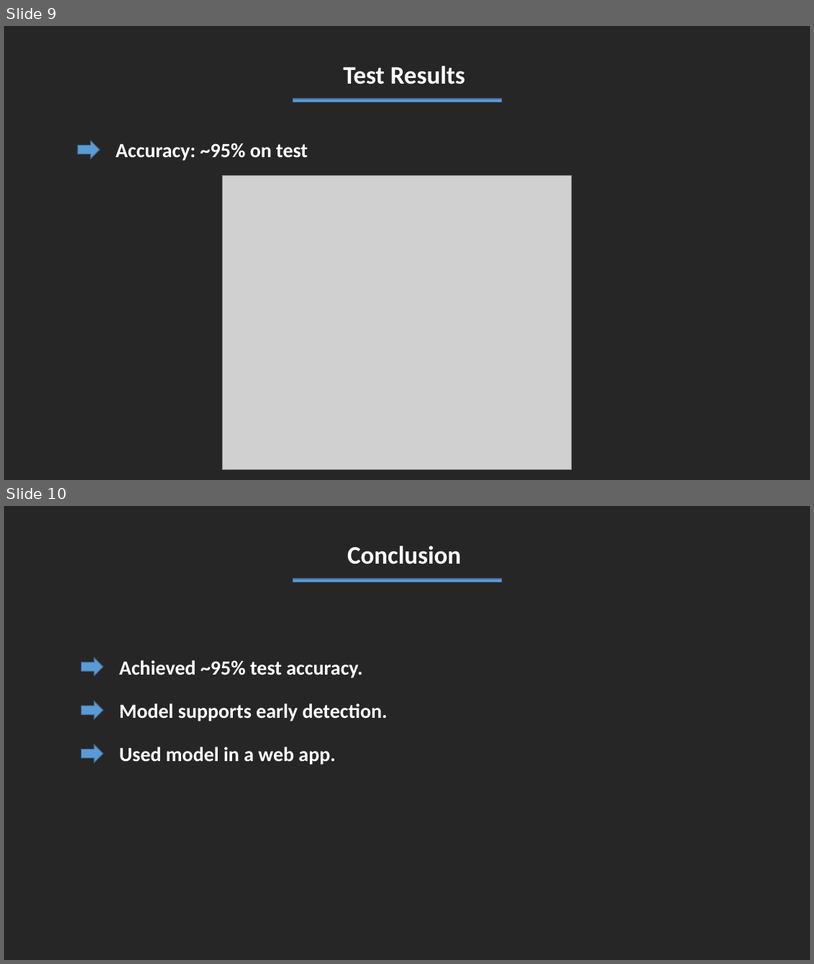
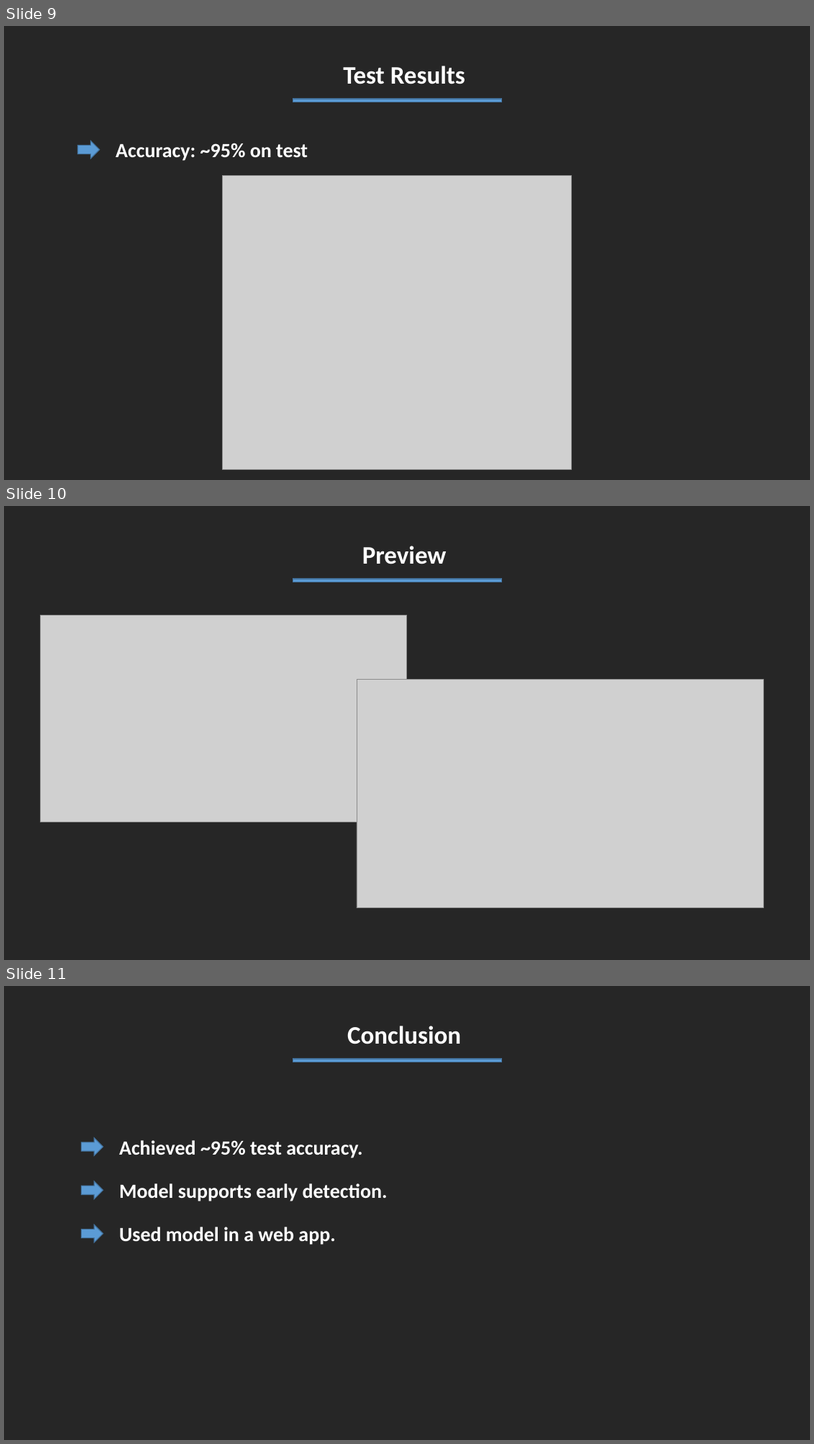
Before and after one commit to GalacticSyntax/Brain-Tumor-Detection-Deep-Learning, a slide deck: Presentation.pptx. Shown one above the other, each under a label of ours: slides 9 and 10 before the commit, slides 9, 10 and 11 after it. The pictures are 814x964 and 814x1444 pixels, drawn with LibreOffice and Linux fonts; fonts in the diff are those of the drawing; grey boxes stand for pictures; background and template pictures are left out; a plain dark background stands for a picture behind light text. Boxes give left, top, right and bottom in pixels: in the first picture for what was removed or moved away, otherwise in the second. Text is boxed around its words. In the diff, an @@ line names an element or a change of style, - is before the commit and + after.

Commit message:
Update Presentation.pptx with latest changes

```diff
--- a/Presentation.pptx
+++ b/Presentation.pptx
@@ slide 10 added at bbox=[4, 506, 810, 960], background picture (left out) @@
@@ rectangle added at bbox=[4, 506, 810, 960], fill #262626 at 95% opacity @@
@@ text added at bbox=[363, 546, 447, 564], 30 pt, text #FFFFFF, bold @@
+Preview
@@ rectangle added at bbox=[293, 579, 502, 582], fill #5B9BD5, outline #43739E 1 pt @@
@@ picture added at bbox=[40, 615, 407, 822] @@
@@ picture added at bbox=[357, 679, 764, 908] @@
@@ what was slide 10 is now slide 11 @@
```
